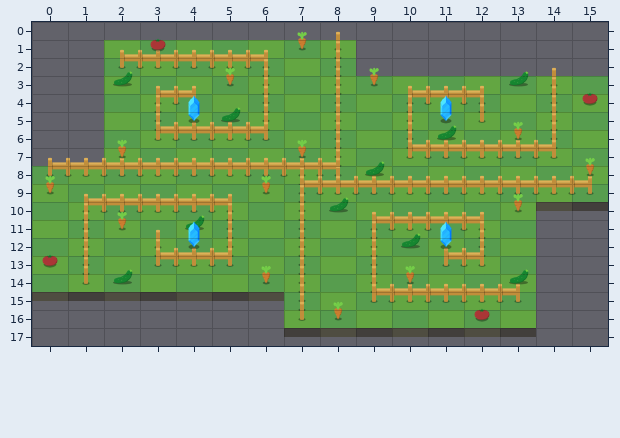
Two states of a Tiled map (JSON), maps/stage3.json. Above, as it was before the edit.
Cells are 64x32 px. Shown: x 0..15, y 0..17.
And afterwards:
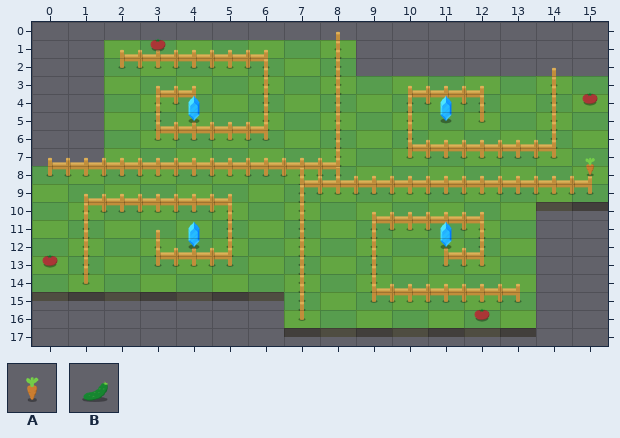
Key: from "objects": A 35, B 37.
_ is an empty cell, . an unchanged one.
Diff:
--- layer "items"
@@ x 7..7 @@
- 1 A
+ 1 _
@@ x 2..13 @@
- 3 B..A...A...B
+ 3 _.._..._..._
@@ x 0..13 @@
- 5 .....B........
- 6 ...........B.A
- 7 ..A....A......
- 8 .........B....
- 9 A.....A.......
-10 ........B....A
-11 ..A.B.........
-12 ..........B...
+ 5 ....._........
+ 6 ..........._._
+ 7 .._...._......
+ 8 ........._....
+ 9 _....._.......
+10 ........_...._
+11 .._._.........
+12 .........._...
@@ x 2..13 @@
-14 B...A...A..B
+14 _..._..._.._
@@ x 8..8 @@
-16 A
+16 _
